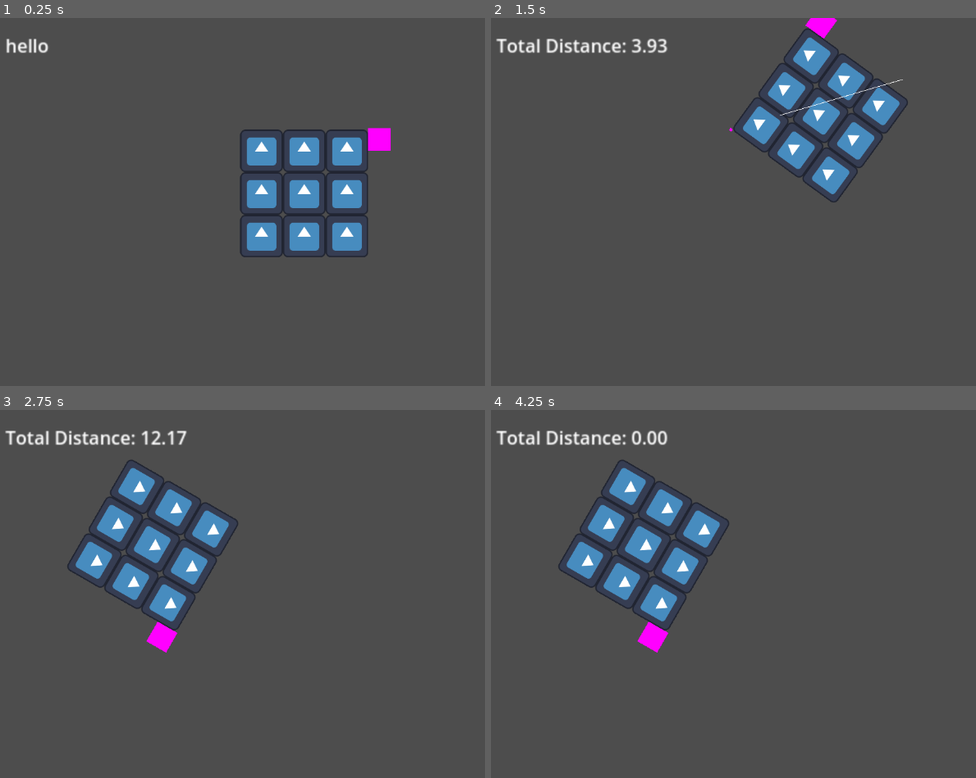
Above: before the commit, frames 1-4 (two rows, left to right).
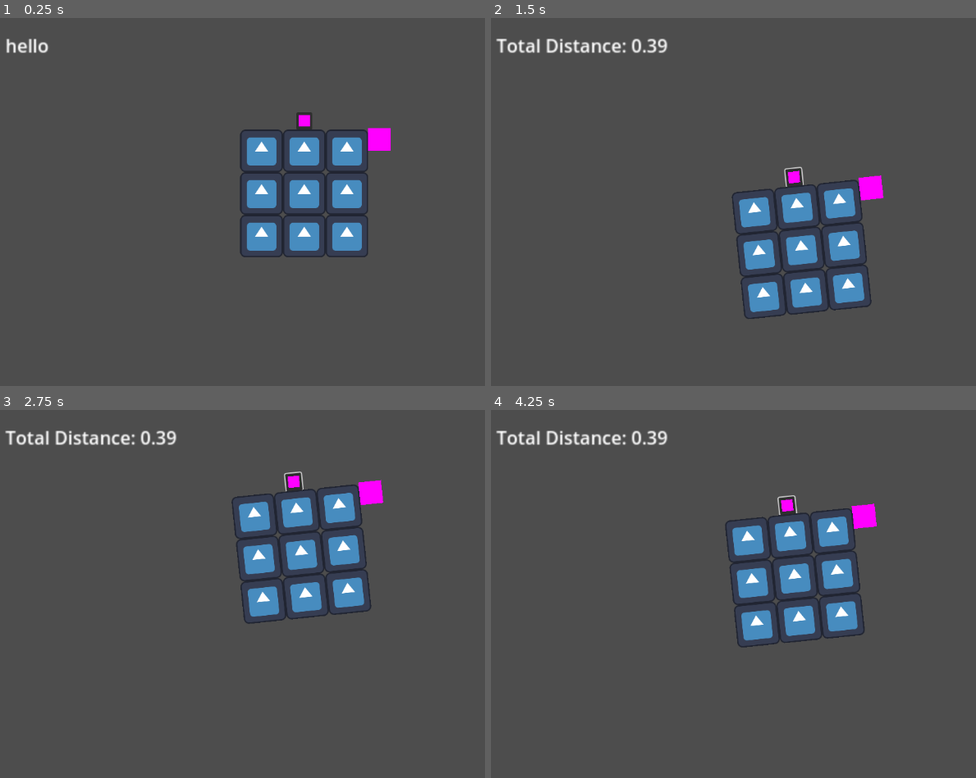
Above: after the commit, the same moments.

Repository: dcellucci/conqsim
Game: Godot game, scene res://debug.tscn
Two runs of this game, one before a commit and one after it. Both use one fixed random seed, a clock stepped at 60 frames per second and the inputs below. The engine's default icon, where the game draws it, is replaced by a stand-in: a white triangle on a blue panel in a dark square.
Inputs (mouse positions are in pixels of both pictures, inside the frame that each line leads up to):
- Up to frame 1 (0.25 s): no input
- Up to frame 2 (1.5 s): click (796, 121) at 0.52 s; tap Enter at 1.25 s; move the mouse to (956, 183) at 1.27 s; hold D from 1.28 s (still down); hold Q from 1.28 s (still down); click (956, 183) at 1.42 s
- Up to frame 3 (2.75 s): release D at 2 s; release Q at 2 s; drag from (189, 612) to (227, 432) at 2.02 s
- Up to frame 4 (4.25 s): move the mouse to (874, 513) at 2.77 s; hold D 2.78-3.5 s; hold Enter 2.78-3.5 s; click (874, 513) at 2.92 s; tap Space at 3.5 s; drag from (777, 667) to (612, 538) at 3.52 s

The runs differ from the first frame. In frame 1, 0.1% of the frame differs, in the area x 61-65%, y 25-31%; in frame 2, 12%; in frame 3, 12%, in the area x 13-80%, y 5-66%; in frame 4, 12%.

Commit message:
updating buttons to actual buttons

Diff:
--- /dev/null
+++ b/move_button.gd
@@ -0,0 +1,39 @@
+extends Sprite2D
+
+var moving = false
+signal set_moving(status:bool)
+var mouse_on_me = false
+# Called when the node enters the scene tree for the first time.
+func _ready() -> void:
+	pass # Replace with function body.
+
+
+# Called every frame. 'delta' is the elapsed time since the previous frame.
+func _process(delta: float) -> void:
+	pass
+
+
+func _input(event):
+	var sprite_radius = 40
+
+	# This is saying, the button index which is extending from InputEventMouseButton
+	# is the left mouse button
+	if event is InputEventMouseButton and event.button_index == MOUSE_BUTTON_LEFT and mouse_on_me:
+		# This is saying, the given sprite's position should update to the
+		# mouse's position when it is clicked and should stay put when not
+		# being clicked
+		if event.is_pressed():
+			#Left is 0, we are wheeling
+			set_moving.emit(true)
+			moving = true
+			print("I'm being moved")
+		else:
+			set_moving.emit(false)
+			moving = false
+			print("I'm no longer being moved")
+
+func _on_Area2D_mouse_entered() -> void:
+	mouse_on_me = true
+
+func _on_Area2D_mouse_exited() -> void:
+	mouse_on_me = false
--- /dev/null
+++ b/move_forward_button.gd
@@ -0,0 +1,11 @@
+extends Button
+
+
+# Called when the node enters the scene tree for the first time.
+func _ready() -> void:
+	pass # Replace with function body.
+
+
+# Called every frame. 'delta' is the elapsed time since the previous frame.
+func _process(delta: float) -> void:
+	pass
--- a/regiment.gd
+++ b/regiment.gd
@@ -20,6 +20,7 @@
 var start_position = position
 var start_transform = transform
 var delta_factor = 0
+var move_start_position = position
 
 func _init() -> void:
 	pass#transform = transform.scaled_local(Vector2(stand_scale, stand_scale))
@@ -49,6 +50,11 @@
 	 , -(num_stands_tall/2+0.5)*stand_size_pixels-wheel_left_pivot.get_rect().size.y/2
 	 )
 
+	$MoveForwardButton.position = Vector2(
+	  -$MoveForwardButton.get_rect().size.x/2
+	, -(num_stands_tall/2+0.5)*stand_size_pixels-$MoveForwardButton.get_rect().size.y
+	)
+
 	$DebugStartAngleLine.visible = false
 	$DebugStartAngleLine.scale=Vector2(num_stands_wide*stand_size_pixels/20, 0.1)
 
@@ -68,21 +74,15 @@
 			start_transform = transform
 
 	if current_move_state == MoveState.FORWARD:
-		var velocity = 0
-		if Input.is_key_pressed(KEY_W):
-			velocity = speed
-		if Input.is_key_pressed(KEY_S):
-			velocity = -speed
 		if Input.is_key_pressed(KEY_ENTER):
 			current_move_state = MoveState.IDLE
 			total_move += delta_factor
 			start_position = position
 			delta_factor = 0
-		delta_factor += velocity * delta
-		if delta_factor < 0:
-			delta_factor = 0
-		position = start_position + Vector2.UP.rotated(rotation)*delta_factor
-		update_total_move.emit((total_move+delta_factor)/pixels_per_inch)
+		print(get_local_mouse_position(), move_start_position)
+		var disp_vec = Vector2(0, get_local_mouse_position().y - move_start_position.y)
+		transform = start_transform.translated_local(disp_vec)
+		#update_total_move.emit((total_move+delta_factor)/pixels_per_inch)
 
 	if current_move_state == MoveState.WHEEL_LEFT:
 		var angular_velocity = 0
@@ -153,3 +153,10 @@
 		  , reg_height/2
 		  )
 	return starting_transform.translated_local(-disp_vec).rotated_local(amount).translated_local(disp_vec)
+
+
+func _on_move_forward_button_pressed() -> void:
+	if current_move_state == MoveState.IDLE:
+		current_move_state = MoveState.FORWARD
+		start_transform = transform
+		move_start_position = get_local_mouse_position()
--- a/regiment.tscn
+++ b/regiment.tscn
@@ -1,8 +1,10 @@
-[gd_scene load_steps=7 format=3 uid="uid://c5cii5i2h68xo"]
+[gd_scene load_steps=10 format=3 uid="uid://c5cii5i2h68xo"]
 
 [ext_resource type="Script" path="res://regiment.gd" id="1_sqsrb"]
 [ext_resource type="PackedScene" uid="uid://cdwy8aj77yu32" path="res://unit.tscn" id="2_krtoi"]
 [ext_resource type="Script" path="res://wheel_button.gd" id="3_w0knh"]
+[ext_resource type="Script" path="res://move_button.gd" id="4_0yk1q"]
+[ext_resource type="Script" path="res://move_forward_button.gd" id="5_knjt4"]
 
 [sub_resource type="RectangleShape2D" id="RectangleShape2D_pqu2b"]
 size = Vector2(100, 200)
@@ -11,6 +13,8 @@
 size = Vector2(40, 40)
 
 [sub_resource type="PlaceholderTexture2D" id="PlaceholderTexture2D_0jtwv"]
+
+[sub_resource type="PlaceholderTexture2D" id="PlaceholderTexture2D_6ujr4"]
 
 [node name="Regiment" type="Area2D"]
 script = ExtResource("1_sqsrb")
@@ -25,6 +29,10 @@
 texture = SubResource("PlaceholderTexture2D_des6n")
 script = ExtResource("3_w0knh")
 
+[node name="OldMoveForwardButton" type="Sprite2D" parent="."]
+texture = SubResource("PlaceholderTexture2D_des6n")
+script = ExtResource("4_0yk1q")
+
 [node name="WheelLeftPivot" type="Sprite2D" parent="."]
 position = Vector2(-55, -24)
 scale = Vector2(4.777, 5)
@@ -33,4 +41,15 @@
 [node name="DebugStartAngleLine" type="Polygon2D" parent="."]
 polygon = PackedVector2Array(-10, -5, 10, -5, 10, 5, -10, 5)
 
+[node name="MoveForwardButton" type="Button" parent="."]
+offset_left = 50.0
+offset_right = 78.0
+offset_bottom = 31.0
+icon = SubResource("PlaceholderTexture2D_6ujr4")
+icon_alignment = 1
+expand_icon = true
+script = ExtResource("5_knjt4")
+
 [connection signal="set_wheeling" from="WheelLeftButton" to="." method="_receive_set_wheeling"]
+[connection signal="set_moving" from="OldMoveForwardButton" to="." method="_receive_set_moving"]
+[connection signal="pressed" from="MoveForwardButton" to="." method="_on_move_forward_button_pressed"]
--- a/wheel_button.gd
+++ b/wheel_button.gd
@@ -4,6 +4,7 @@
 var pivot_position = Vector2(0,0)
 
 enum { NONE, ROTATING}
+enum { }
 var state = NONE
 var mouse_on_me: bool = false
 var initial_mouse_pos: Vector2
@@ -20,7 +21,7 @@
 
 	# This is saying, the button index which is extending from InputEventMouseButton
 	# is the left mouse button
-	if event is InputEventMouseButton and event.button_index == MOUSE_BUTTON_LEFT:
+	if event is InputEventMouseButton and event.button_index == MOUSE_BUTTON_LEFT and mouse_on_me:
 		# This is saying, the given sprite's position should update to the
 		# mouse's position when it is clicked and should stay put when not
 		# being clicked
@@ -40,7 +41,7 @@
 		if state == ROTATING:
 			var current_mouse_pos: Vector2 = get_local_mouse_position().rotated(rotation)
 			var angle = pivot_position.angle_to(current_mouse_pos)
-			print(current_mouse_pos, angle + initial_angle)
+			#print(current_mouse_pos, angle + initial_angle)
 
 func _on_Area2D_mouse_entered() -> void:
 	mouse_on_me = true
